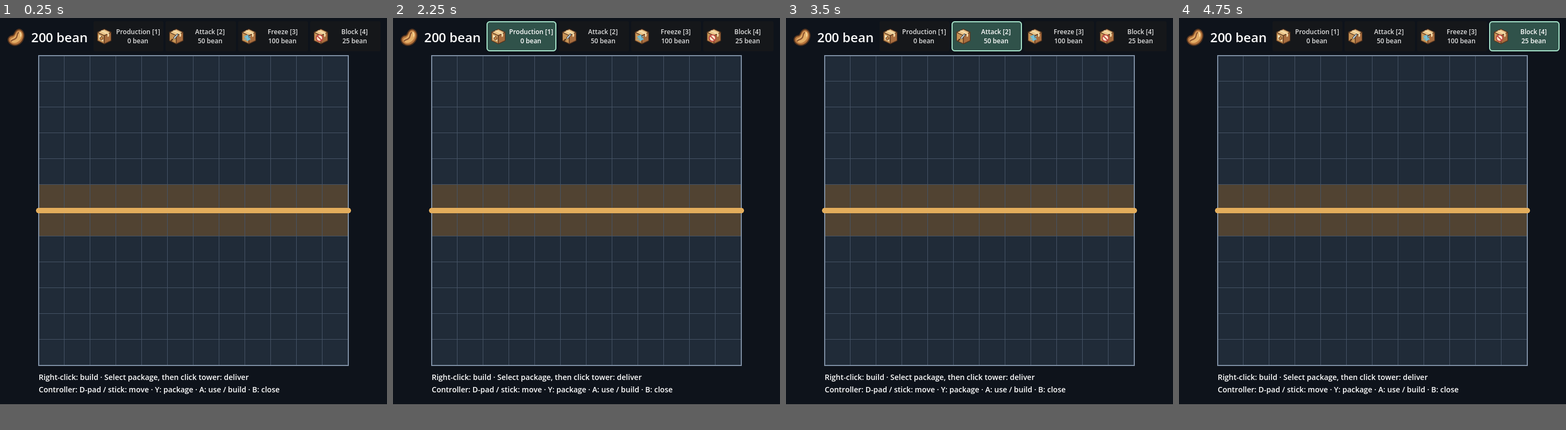
Above: before the commit, frames 1-4 (left to right).
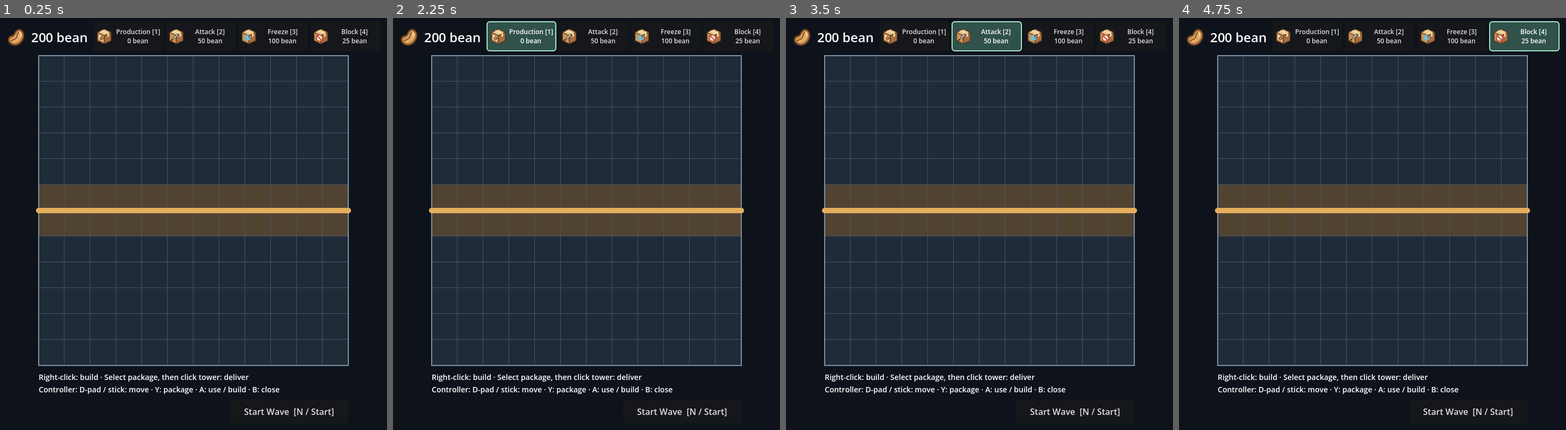
Above: after the commit, the same moments.

Repository: Charka123/GodotGame
Game: Godot game, scene res://scenes/main.tscn
The game is run twice, just before and just after one commit, with the same random seed, the same clock (stepped at 60 frames per second) and the same inputs.
Inputs (mouse positions are in pixels of both pictures, inside the frame that each line leads up to):
- Up to frame 1 (0.25 s): no input
- Up to frame 2 (2.25 s): click (683, 388) at 0.5 s, where only the run after the commit has a clickable "Start Wave [N / Start]"; click (683, 388) at 1.25 s, where only the run after the commit has a clickable "Start Wave [N / Start]"; click "Production [1] 0 bean" at 2 s
- Up to frame 3 (3.5 s): click "Attack [2] 50 bean" at 2.75 s
- Up to frame 4 (4.75 s): click "Freeze [3] 100 bean" at 3.5 s; click "Block [4] 25 bean" at 4.25 s
In our replay, the window is 720x720 before the commit and 720x768 after it. These sizes can differ from the game's own. Grey fills any space a smaller window leaves; there, only what the larger window draws over its background counts as a difference.

The runs differ from the first frame. In frame 1, 0.2% of the frame differs, in the area x 63-87%, y 94-97%; in frame 2, 0.2%; in frame 3, 0.2%; in frame 4, 0.2%.

Commit message:
Implemented a placeholder wave button

Diff:
--- a/project.godot
+++ b/project.godot
@@ -22,7 +22,7 @@
 [display]
 
 window/size/viewport_width=720
-window/size/viewport_height=720
+window/size/viewport_height=768
 window/stretch/mode="canvas_items"
 window/stretch/aspect="expand"
 
--- a/scenes/main.tscn
+++ b/scenes/main.tscn
@@ -1,9 +1,10 @@
-[gd_scene load_steps=5 format=3]
+[gd_scene load_steps=6 format=3]
 
 [ext_resource type="PackedScene" path="res://scenes/grid_board.tscn" id="1_board"]
 [ext_resource type="PackedScene" path="res://scenes/bean_counter.tscn" id="2_counter"]
 [ext_resource type="PackedScene" path="res://scenes/package_selector.tscn" id="3_packages"]
 [ext_resource type="Script" path="res://scripts/package_delivery.gd" id="4_delivery"]
+[ext_resource type="PackedScene" path="res://scenes/wave_button.tscn" id="5_wave_button"]
 
 [node name="Main" type="Node2D"]
 
@@ -21,6 +22,8 @@
 
 [node name="PackageSelector" parent="HUD" instance=ExtResource("3_packages")]
 
+[node name="WaveButton" parent="HUD" instance=ExtResource("5_wave_button")]
+
 [node name="PlacementHelp" type="Label" parent="HUD"]
 offset_left = 72.0
 offset_top = 660.0
--- /dev/null
+++ b/scenes/wave_button.tscn
@@ -0,0 +1,22 @@
+[gd_scene load_steps=5 format=3]
+
+[ext_resource type="Script" path="res://scripts/wave_button.gd" id="1_script"]
+
+[sub_resource type="InputEventKey" id="Key_start"]
+physical_keycode = 78
+
+[sub_resource type="InputEventJoypadButton" id="Joy_start"]
+button_index = 6
+
+[sub_resource type="Shortcut" id="Shortcut_start"]
+events = [SubResource("Key_start"), SubResource("Joy_start")]
+
+[node name="WaveButton" type="Button"]
+offset_left = 428.0
+offset_top = 712.0
+offset_right = 648.0
+offset_bottom = 756.0
+tooltip_text = "Start a wave (N / controller Start). Wave spawning is not implemented yet."
+text = "Start Wave  [N / Start]"
+shortcut = SubResource("Shortcut_start")
+script = ExtResource("1_script")
--- /dev/null
+++ b/scripts/wave_button.gd
@@ -0,0 +1,14 @@
+extends Button
+## UI hook for a future wave controller. No spawning or wave state yet.
+
+signal wave_requested
+
+
+func _ready() -> void:
+	pressed.connect(_on_pressed)
+
+
+func _on_pressed() -> void:
+	# Return directional controls to the board after clicking the button.
+	release_focus()
+	wave_requested.emit()
Not shown, added: scripts/wave_button.gd.uid
